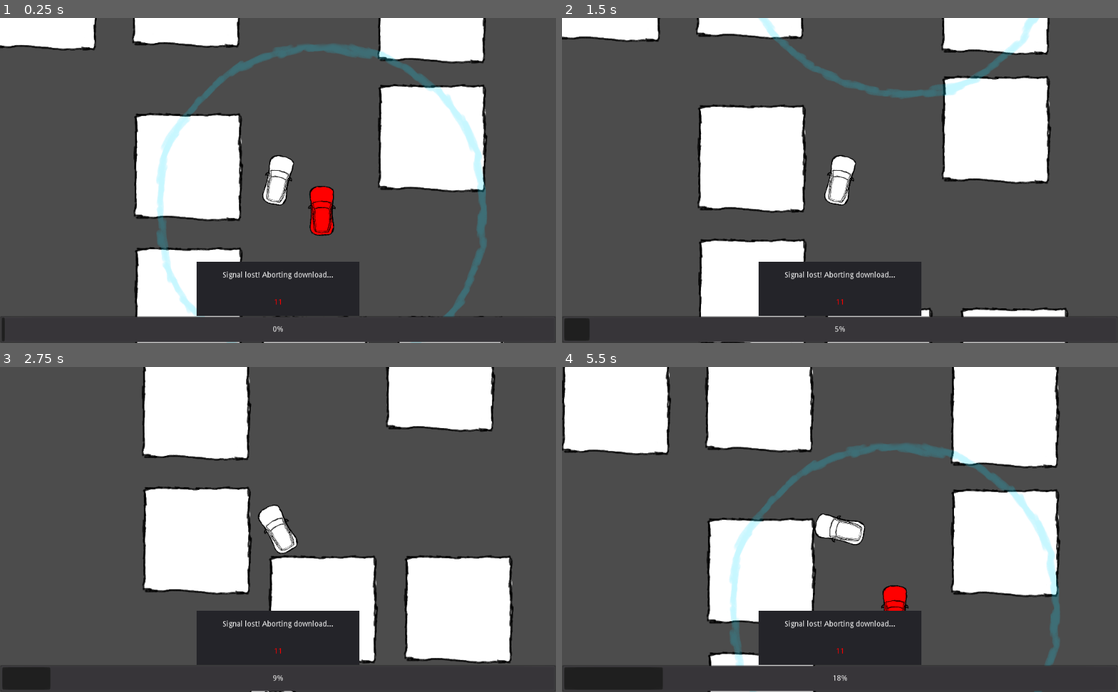
Above: before the commit, frames 1-4 (two rows, left to right).
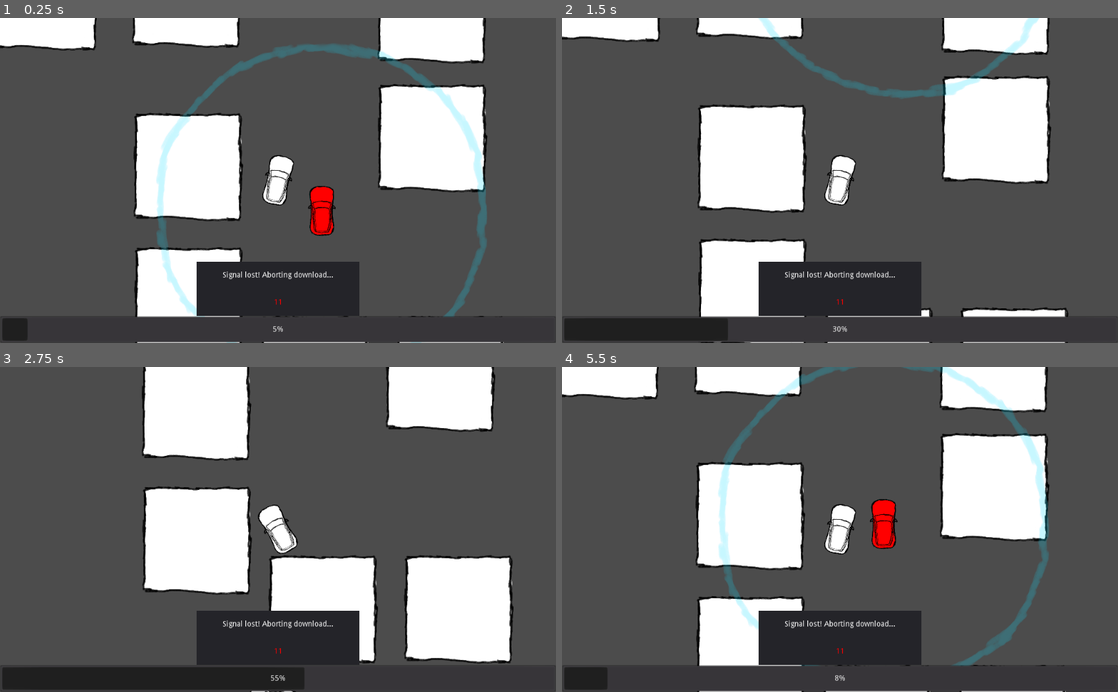
Above: after the commit, the same moments.

Repository: MilanVasko/ludum-dare-49
Game: Godot game, scene res://ingame/ingame.tscn
Two runs of this game, one before a commit and one after it. Both use one fixed random seed, a clock stepped at 60 frames per second and the inputs below. Before the commit the project starts from res://main.tscn.
Inputs (mouse positions are in pixels of both pictures, inside the frame that each line leads up to):
- Up to frame 1 (0.25 s): no input
- Up to frame 2 (1.5 s): hold D (steer_right) 0.53-1.28 s; hold S (brake) from 1.28 s (still down)
- Up to frame 3 (2.75 s): release S (brake) at 2.03 s; hold D (steer_right) from 2.03 s (still down)
- Up to frame 4 (5.5 s): release D (steer_right) at 2.78 s; hold W (accelerate) 2.78-3.53 s; hold A (steer_left) 3.53-5 s; click (840, 558) at 5 s, where only the run after the commit has a clickable "Retry"

The runs differ from the first frame. In frame 1, 0.3% of the frame differs, in the area x 0-50%, y 92-100%; in frame 2, 1.7%; in frame 3, 3.0%; in frame 4, 29%, in the area x 0-91%, y 0-100%.

Commit message:
Add winning/losing condition

Diff:
--- /dev/null
+++ b/ingame/ingame.gd
@@ -0,0 +1,10 @@
+extends Node2D
+
+func _ready():
+	Engine.time_scale = 1.0
+
+func _on_download_failed() -> void:
+	Engine.time_scale = 0.0
+
+func _on_download_finished() -> void:
+	Engine.time_scale = 0.0
--- a/main.tscn
+++ b/ingame/ingame.tscn
@@ -1,11 +1,12 @@
-[gd_scene load_steps=9 format=2]
+[gd_scene load_steps=10 format=2]
 
 [ext_resource path="res://player/player.tscn" type="PackedScene" id=1]
-[ext_resource path="res://building/building.tscn" type="PackedScene" id=2]
-[ext_resource path="res://target/target.tscn" type="PackedScene" id=3]
-[ext_resource path="res://target/path.gd" type="Script" id=4]
-[ext_resource path="res://ingame_gui/ingame_gui.tscn" type="PackedScene" id=5]
-[ext_resource path="res://traffic/path.gd" type="Script" id=6]
+[ext_resource path="res://target/target.tscn" type="PackedScene" id=2]
+[ext_resource path="res://building/building.tscn" type="PackedScene" id=3]
+[ext_resource path="res://traffic/path.gd" type="Script" id=4]
+[ext_resource path="res://target/path.gd" type="Script" id=5]
+[ext_resource path="res://ingame_gui/ingame_gui.tscn" type="PackedScene" id=6]
+[ext_resource path="res://ingame/ingame.gd" type="Script" id=7]
 
 [sub_resource type="Curve2D" id=2]
 _data = {
@@ -17,61 +18,64 @@
 "points": PoolVector2Array( 0, 0, 0, 0, 2086.58, -2378.09, 0, 0, 0, 0, 2328.75, -723.209, 0, 0, 0, 0, 2448.87, 738.44, 0, 0, 0, 0, 141.472, 726.454, 0, 0, 0, 0, 135.479, -1143.43, 0, 0, 0, 0, 309.283, -2497.9, 0, 0, 0, 0, 2086.58, -2378.09 )
 }
 
-[node name="Main" type="Node2D"]
+[node name="Ingame" type="Node2D" groups=[
+"download_state_subscriber",
+]]
+script = ExtResource( 7 )
 
 [node name="Player" parent="." instance=ExtResource( 1 )]
 position = Vector2( -327.759, 246.942 )
 rotation = -1.35451
 
-[node name="Building" parent="." instance=ExtResource( 2 )]
+[node name="Building" parent="." instance=ExtResource( 3 )]
 position = Vector2( 1088.18, -144.741 )
 
-[node name="Building2" parent="." instance=ExtResource( 2 )]
+[node name="Building2" parent="." instance=ExtResource( 3 )]
 position = Vector2( -1175.33, -1479.86 )
 
-[node name="Building8" parent="." instance=ExtResource( 2 )]
+[node name="Building8" parent="." instance=ExtResource( 3 )]
 position = Vector2( -2496.05, -1454.46 )
 
-[node name="Building9" parent="." instance=ExtResource( 2 )]
+[node name="Building9" parent="." instance=ExtResource( 3 )]
 position = Vector2( -2477, -3657.77 )
 
-[node name="Building10" parent="." instance=ExtResource( 2 )]
+[node name="Building10" parent="." instance=ExtResource( 3 )]
 position = Vector2( -1099.13, -3632.38 )
 
-[node name="Building11" parent="." instance=ExtResource( 2 )]
+[node name="Building11" parent="." instance=ExtResource( 3 )]
 position = Vector2( 1135.93, -3632.38 )
 
-[node name="Building12" parent="." instance=ExtResource( 2 )]
+[node name="Building12" parent="." instance=ExtResource( 3 )]
 position = Vector2( 2697.93, -3626.03 )
 
-[node name="Building13" parent="." instance=ExtResource( 2 )]
+[node name="Building13" parent="." instance=ExtResource( 3 )]
 position = Vector2( 2742.38, -1333.82 )
 
-[node name="Building3" parent="." instance=ExtResource( 2 )]
+[node name="Building3" parent="." instance=ExtResource( 3 )]
 position = Vector2( 1084.95, -1334.6 )
 
-[node name="Building4" parent="." instance=ExtResource( 2 )]
+[node name="Building4" parent="." instance=ExtResource( 3 )]
 position = Vector2( -1160.39, 121.228 )
 
-[node name="Building5" parent="." instance=ExtResource( 2 )]
+[node name="Building5" parent="." instance=ExtResource( 3 )]
 position = Vector2( 7.32361, 1994.59 )
 
-[node name="Building7" parent="." instance=ExtResource( 2 )]
+[node name="Building7" parent="." instance=ExtResource( 3 )]
 position = Vector2( 1256.73, 1994.59 )
 
-[node name="Building6" parent="." instance=ExtResource( 2 )]
+[node name="Building6" parent="." instance=ExtResource( 3 )]
 position = Vector2( -1153.46, 1359.12 )
 
 [node name="Path2D" type="Path2D" parent="."]
 curve = SubResource( 2 )
-script = ExtResource( 6 )
+script = ExtResource( 4 )
 min_spawn_distance = 500
 max_spawn_distance = 5000
 
 [node name="TargetPath" type="Path2D" parent="."]
 position = Vector2( -64.0725, 160.181 )
 curve = SubResource( 1 )
-script = ExtResource( 4 )
+script = ExtResource( 5 )
 
 [node name="PathFollow2D" type="PathFollow2D" parent="TargetPath"]
 position = Vector2( 259.535, 727.067 )
--- a/ingame_gui/ingame_gui.gd
+++ b/ingame_gui/ingame_gui.gd
@@ -3,6 +3,12 @@
 onready var aborting_container := $Aborting
 onready var aborting_seconds_remaining := $Aborting/SecondsRemaining
 onready var download_progress_bar := $DownloadProgressBar
+onready var download_failed := $DownloadFailed
+onready var download_succeeded := $DownloadSucceeded
+
+func _ready():
+	download_failed.visible = false
+	download_succeeded.visible = false
 
 func _on_download_resumed() -> void:
 	set_download_active(true)
@@ -17,8 +23,17 @@
 
 func _on_abort_time_advanced(current_abort_seconds: float, _seconds_to_abort: float) -> void:
 	aborting_seconds_remaining.text = str(int(current_abort_seconds))
-	#print("_on_abort_time_advanced(" + str(current_abort_seconds) + ", " + str(seconds_to_abort) + ")")
 
 func _on_current_download_time_advanced(current_download_time_seconds: float, total_download_time_seconds: float) -> void:
 	download_progress_bar.value = (current_download_time_seconds / total_download_time_seconds) * download_progress_bar.max_value
-	#print("_on_current_download_time_advanced(" + str(current_download_time_seconds) + ", " + str(total_download_time_seconds) + ")")
+
+func _on_download_finished() -> void:
+	download_succeeded.visible = true
+	download_progress_bar.value = download_progress_bar.max_value
+
+func _on_download_failed() -> void:
+	download_failed.visible = true
+
+func _on_retry_pressed():
+	var err = get_tree().reload_current_scene()
+	assert(err == OK)
--- a/ingame_gui/ingame_gui.tscn
+++ b/ingame_gui/ingame_gui.tscn
@@ -46,3 +46,84 @@
 __meta__ = {
 "_edit_use_anchors_": false
 }
+
+[node name="DownloadFailed" type="Panel" parent="."]
+visible = false
+anchor_left = 0.5
+anchor_top = 0.5
+anchor_right = 0.5
+anchor_bottom = 0.5
+margin_left = -200.0
+margin_top = -100.0
+margin_right = 200.0
+margin_bottom = 100.0
+__meta__ = {
+"_edit_use_anchors_": false
+}
+
+[node name="Label" type="Label" parent="DownloadFailed"]
+anchor_right = 1.0
+margin_left = 10.0
+margin_top = 10.0
+margin_right = -10.0
+margin_bottom = 110.0
+text = "Download failed.
+You will not watch your favorite movie tonight :("
+align = 1
+valign = 1
+autowrap = true
+__meta__ = {
+"_edit_use_anchors_": false
+}
+
+[node name="Retry" type="Button" parent="DownloadFailed"]
+anchor_top = 1.0
+anchor_right = 1.0
+anchor_bottom = 1.0
+margin_left = 50.0
+margin_top = -70.0
+margin_right = -50.0
+margin_bottom = -20.0
+text = "Retry"
+
+[node name="DownloadSucceeded" type="Panel" parent="."]
+visible = false
+anchor_left = 0.5
+anchor_top = 0.5
+anchor_right = 0.5
+anchor_bottom = 0.5
+margin_left = -200.0
+margin_top = -100.0
+margin_right = 200.0
+margin_bottom = 100.0
+__meta__ = {
+"_edit_use_anchors_": false
+}
+
+[node name="Label" type="Label" parent="DownloadSucceeded"]
+anchor_right = 1.0
+margin_left = 10.0
+margin_top = 10.0
+margin_right = -10.0
+margin_bottom = 110.0
+text = "Download succeeded!
+Wanna download another movie?"
+align = 1
+valign = 1
+autowrap = true
+__meta__ = {
+"_edit_use_anchors_": false
+}
+
+[node name="Retry" type="Button" parent="DownloadSucceeded"]
+anchor_top = 1.0
+anchor_right = 1.0
+anchor_bottom = 1.0
+margin_left = 50.0
+margin_top = -70.0
+margin_right = -50.0
+margin_bottom = -20.0
+text = "Retry"
+
+[connection signal="pressed" from="DownloadFailed/Retry" to="." method="_on_retry_pressed"]
+[connection signal="pressed" from="DownloadSucceeded/Retry" to="." method="_on_retry_pressed"]
--- a/player/phone.gd
+++ b/player/phone.gd
@@ -1,24 +1,36 @@
 extends Area2D
 
 var current_download_time_seconds := 0.0
-var total_download_time_seconds = 30.0
+var total_download_time_seconds = 5.0
 var current_abort_seconds = 0.0
-var seconds_to_abort = 10.0
+var seconds_to_abort = 5.0
 var about_to_abort := false
 
 func _process(delta: float) -> void:
 	if about_to_abort:
 		current_abort_seconds -= delta
-		get_tree().call_group("download_state_subscriber", "_on_abort_time_advanced", current_abort_seconds, seconds_to_abort)
+		if current_abort_seconds <= 0.0:
+			get_tree().call_group("download_state_subscriber", "_on_download_failed")
+			set_process(false)
+		else:
+			get_tree().call_group("download_state_subscriber", "_on_abort_time_advanced", current_abort_seconds, seconds_to_abort)
 	else:
 		current_download_time_seconds += delta
-		get_tree().call_group("download_state_subscriber", "_on_current_download_time_advanced", current_download_time_seconds, total_download_time_seconds)
+		if current_download_time_seconds >= total_download_time_seconds:
+			get_tree().call_group("download_state_subscriber", "_on_download_finished")
+			set_process(false)
+		else:
+			get_tree().call_group("download_state_subscriber", "_on_current_download_time_advanced", current_download_time_seconds, total_download_time_seconds)
 
 func _on_wifi_zone_entered() -> void:
+	if !is_processing():
+		return
 	about_to_abort = false
 	current_abort_seconds = seconds_to_abort
 	get_tree().call_group("download_state_subscriber", "_on_download_resumed")
 
 func _on_wifi_zone_exited() -> void:
+	if !is_processing():
+		return
 	about_to_abort = true
 	get_tree().call_group("download_state_subscriber", "_on_download_stopped")
--- a/project.godot
+++ b/project.godot
@@ -11,7 +11,7 @@
 [application]
 
 config/name="Ludum-dare- 49"
-run/main_scene="res://main.tscn"
+run/main_scene="res://ingame/ingame.tscn"
 config/icon="res://icon.png"
 
 [input]
Not shown: 1 places in ingame/ingame.tscn that only renumber resources
